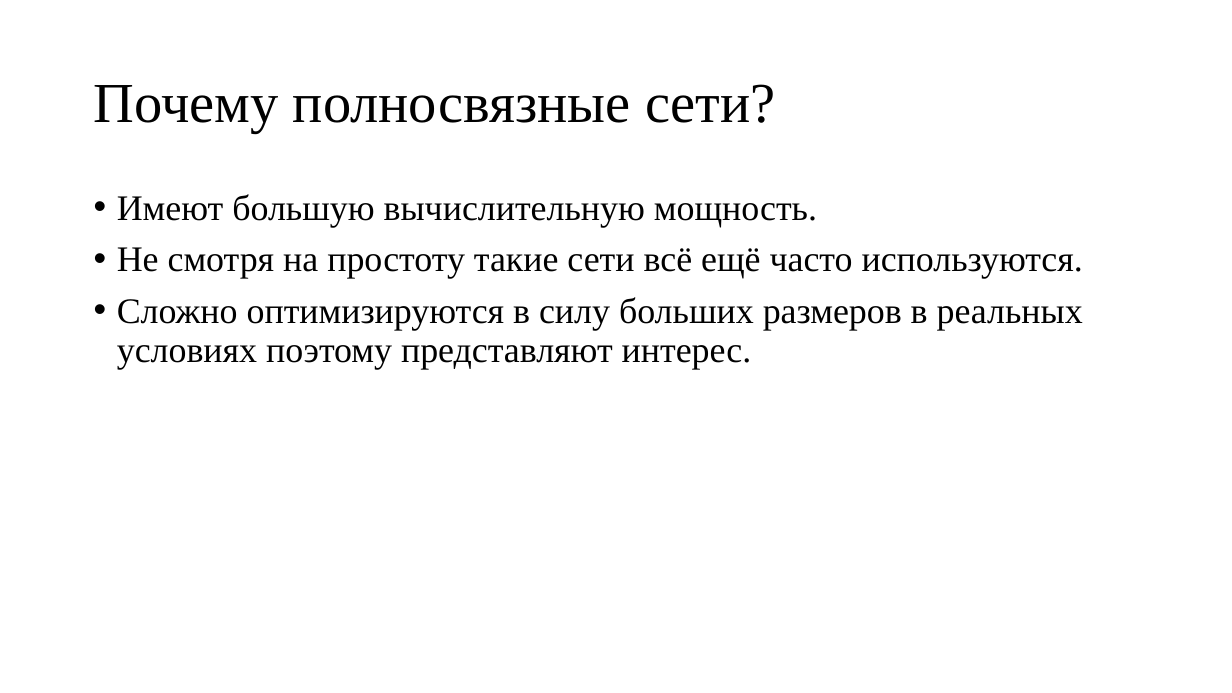
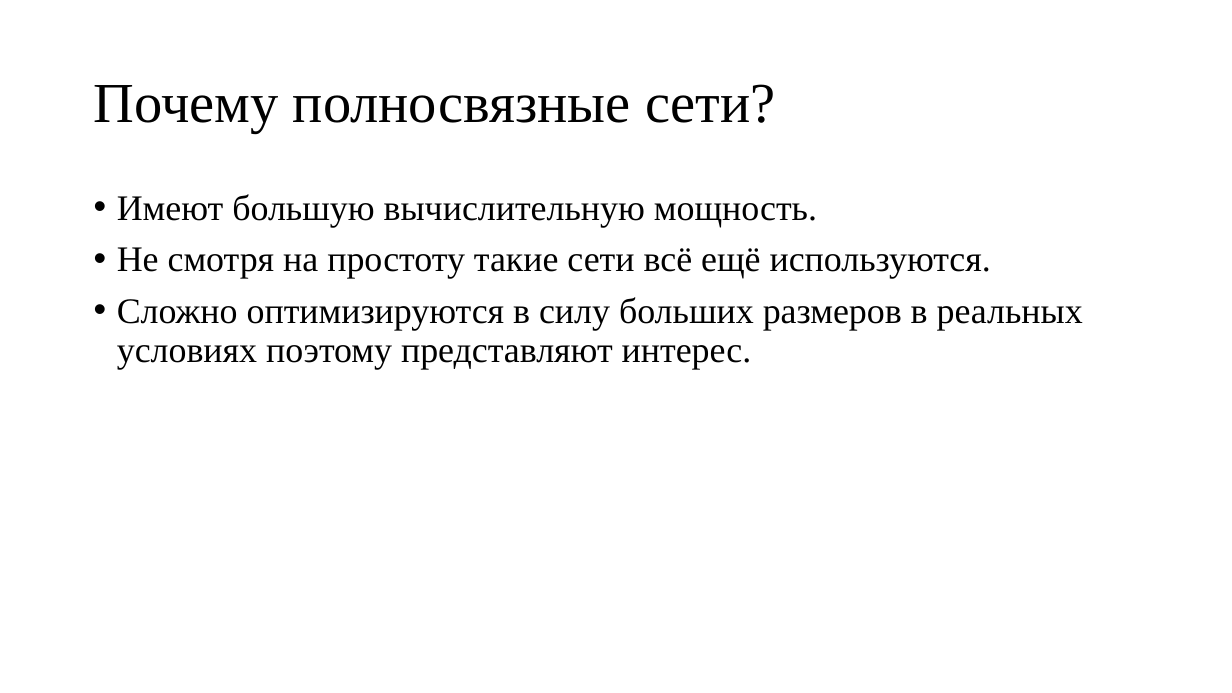
Before and after one commit to sven4500/masters-diploma, a slide deck: slide 2 of Презентация/Пезентация.ppt. Drawn at 1232x693 pixels with LibreOffice and Linux fonts; fonts in the diff are those of the drawing. Boxes give left, top, right and bottom in pixels: in the first picture for what was removed or moved away, otherwise in the second. Text is boxed around its words. In the diff, an @@ line names an element or a change of style, - is before the commit and + after.

```diff
--- a/Презентация/Пезентация.ppt
+++ b/Презентация/Пезентация.ppt
@@ text at [117, 247, 991, 279]: text changed @@
-• Не смотря на простоту такие сети всё ещё часто используются.
+• Не смотря на простоту такие сети всё ещё используются.
```
Also in this commit, not shown: 1 other slide changed.
